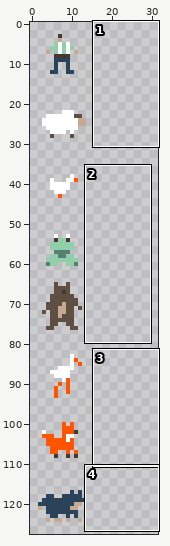
Sprite sheet, stored at assets/units.png. Above: a wide view before the commit, with the close-up outlined.
Close-up. As it was:
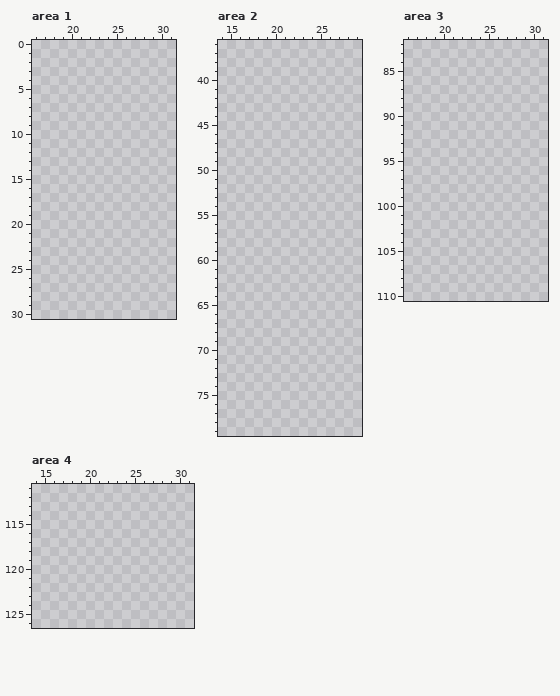
The file is 32x128 pixels. Pixels under 10% opacity are left out. Shown: area 1: x 16..31, y 0..30; area 2: x 14..29, y 36..79; area 3: x 16..31, y 82..110; area 4: x 14..31, y 111..126.
The result:
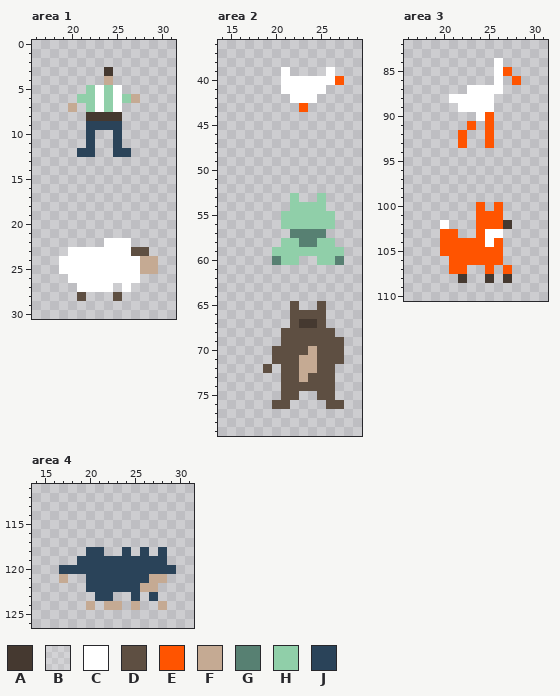
Palette (. is transparent): A #453930  B #ffffff1e  C #ffffff  D #5e4f42  E #ff5400  F #c5aa93  G #578072  H #90cfa9  J #2a4359
Change:
Changed rows in their new state; - is an unchanged pixel.
Area 1:
first column x 20:
 3 ----A---
 4 ----F---
 5 --HCHC--
 6 -HHCHCHF
 7 F-HCHC--
 8 --AAAA--
 9 --JJJJ--
10 --J--J--
11 --J--J--
12 -JJ--JJ-
first column x 19:
22 -----CCC---
23 -CCCCCCCDD-
24 CCCCCCCCCFF
25 CCCCCCCCCFF
26 BCCCCCCCC--
27 --CCCC-C---
28 --D---D----
Area 2:
first column x 21:
39 C----C-
40 CCCCCCE
41 CCCCC--
42 -CCC---
43 --E----
first column x 20:
53 --H--H--
54 --HHHH--
55 -HHHHHH-
56 -HHHHHH-
57 --GGGG--
58 -HHGGHH-
59 HHHHHHHH
60 GHH--HHG
first column x 19:
65 ---D--D--
66 ---DDDD--
67 ---DAAD--
68 --DDDDDD-
69 --DDDDDDD
70 -DDDDFDDD
71 -DDDFFDDD
72 D-DDFFDD-
73 --DDFDDD-
74 --DDDDDD-
75 --DD--DD-
76 -DD----DD
Area 3:
first column x 21:
 84 -----C--
 85 -----CE-
 86 -----C-E
 87 --CCCC--
 88 CCCCC---
 89 -CCCC---
 90 ---CE---
 91 --E-E---
 92 -E--E---
 93 -E--E---
first column x 20:
100 ----E-E-
101 ----EEE-
102 C---EEEA
103 EE--ECC-
104 EEEEECE-
105 EEEEEEE-
106 -EEEEEE-
107 -EE--E-E
108 --A--A-A
Area 4:
first column x 17:
118 ---JJ--J-J-J-
119 --JJJJJJJJJJ-
120 JJJJJJJJJJJJJ
121 F--JJJJJJJFF-
122 ---JJJJJJFF--
123 ----JJ--J-J--
124 ---F-FF-F--F-
